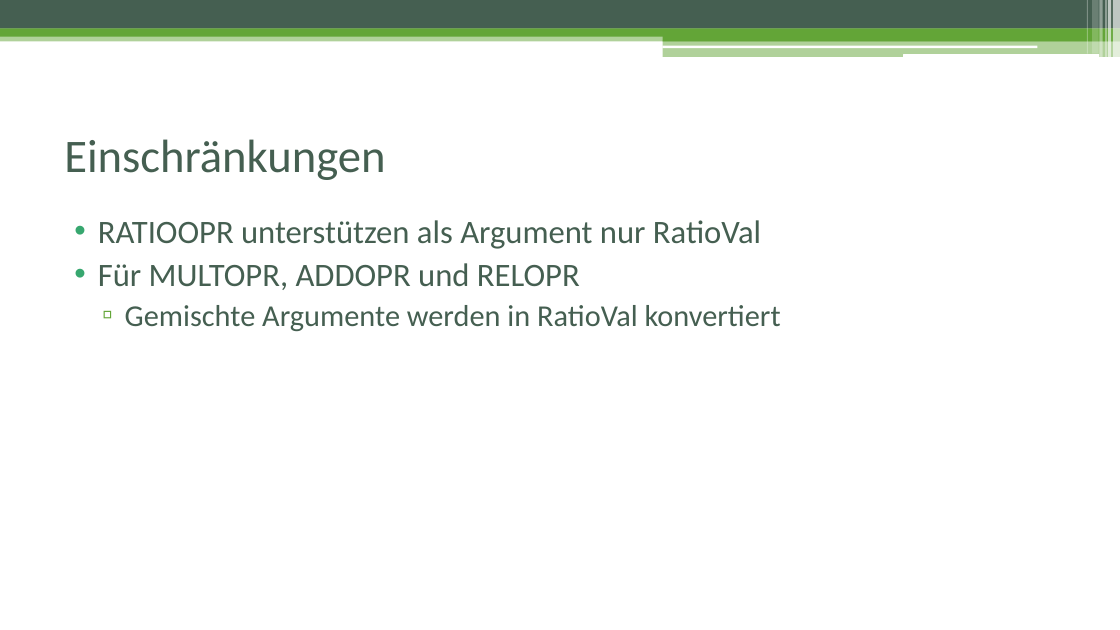
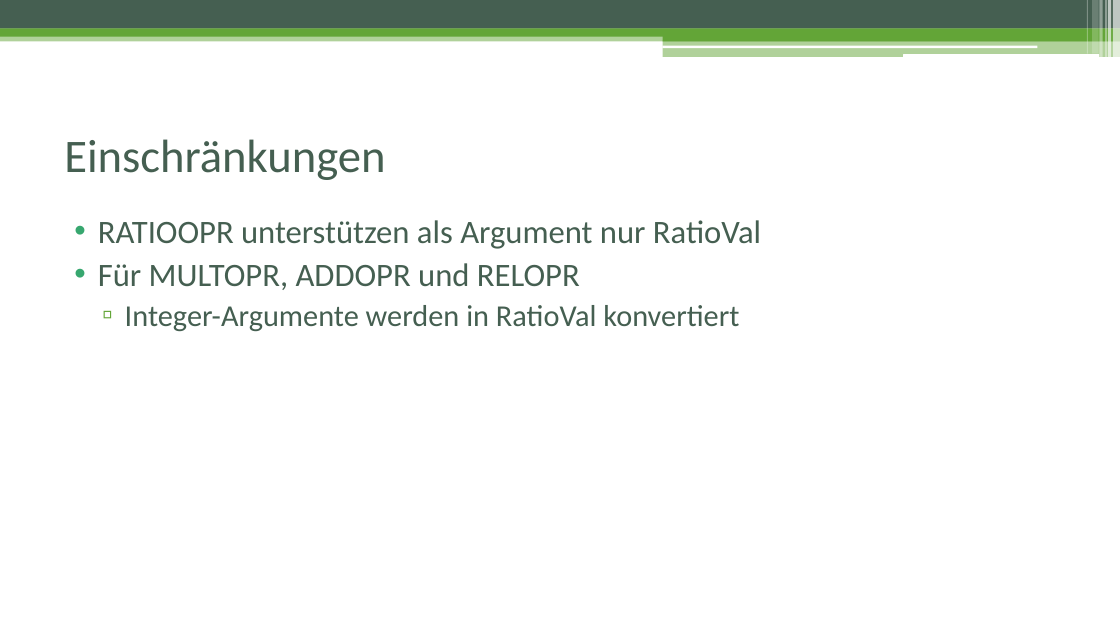
Before and after one commit to cguedel/fhnw-cpib, a slide deck: slide 6 of docs/Präsentation_Schlussbericht.pptx. Drawn at 1120x630 pixels with LibreOffice and Linux fonts; fonts in the diff are those of the drawing. Boxes give left, top, right and bottom in pixels: in the first picture for what was removed or moved away, otherwise in the second. Text is boxed around its words. In the diff, an @@ line names an element or a change of style, - is before the commit and + after.

```diff
--- a/docs/Präsentation_Schlussbericht.pptx
+++ b/docs/Präsentation_Schlussbericht.pptx
@@ text at [125,305,739,331]: text changed @@
-  ▫ Gemischte Argumente werden in RatioVal konvertiert
+  ▫ Integer-Argumente werden in RatioVal konvertiert
```
Also in this commit, not shown: 4 other slides changed.
